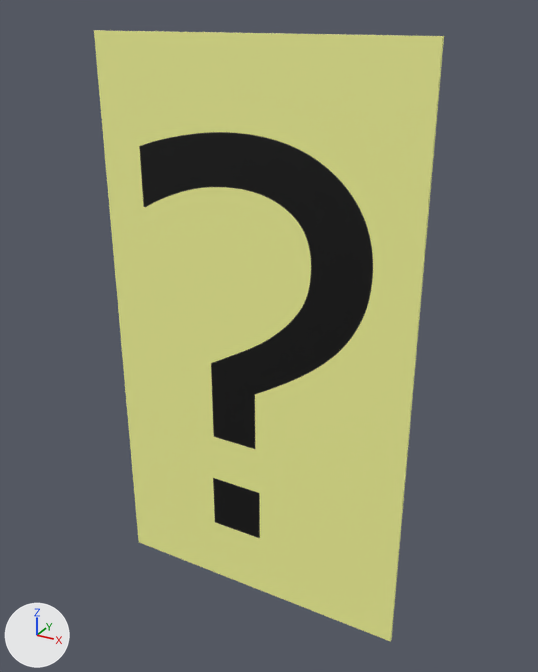
Renders of the FBX model tfg_hectorgarcia_escaperoom/Models/Pista3.fbx from each side of a commit.
Before and after are seen from a camera (50 mm lens) standing at (0.0919, -0.1577, 0.0849) and looking at (0.003, 0.0039, 0.0041). Lighting does not change. The marker at lower left points along +X, +Y and +Z. The picture after the commit comes second.
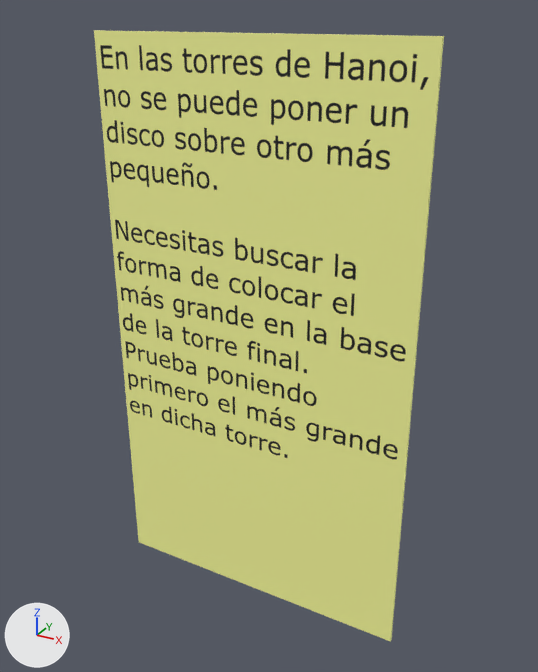
Pixel boxes (x1, y1, x2, y2) of what changed, in the pictures (538 x 672 px):
'Cylinder', surface changed: (97, 42, 431, 541) in both

Diff of the bpy script that builds the scene:
```diff
--- a/tfg_hectorgarcia_escaperoom/Models/Pista3.fbx.py
+++ b/tfg_hectorgarcia_escaperoom/Models/Pista3.fbx.py
@@ img_pistatorres_png @@
+img_pistatorres_png = load_image('PistaTorres.png', '_unpacked/PistaTorres.png', 1080, 1920, 'sRGB')
@@ mat_material_003 @@
 mat_material_003 = principled_material('Material.003')
-mat_material_003.texture = img_imagenpistasinventario_png  # with its transparency
+mat_material_003.texture = img_pistatorres_png  # with its transparency
```
